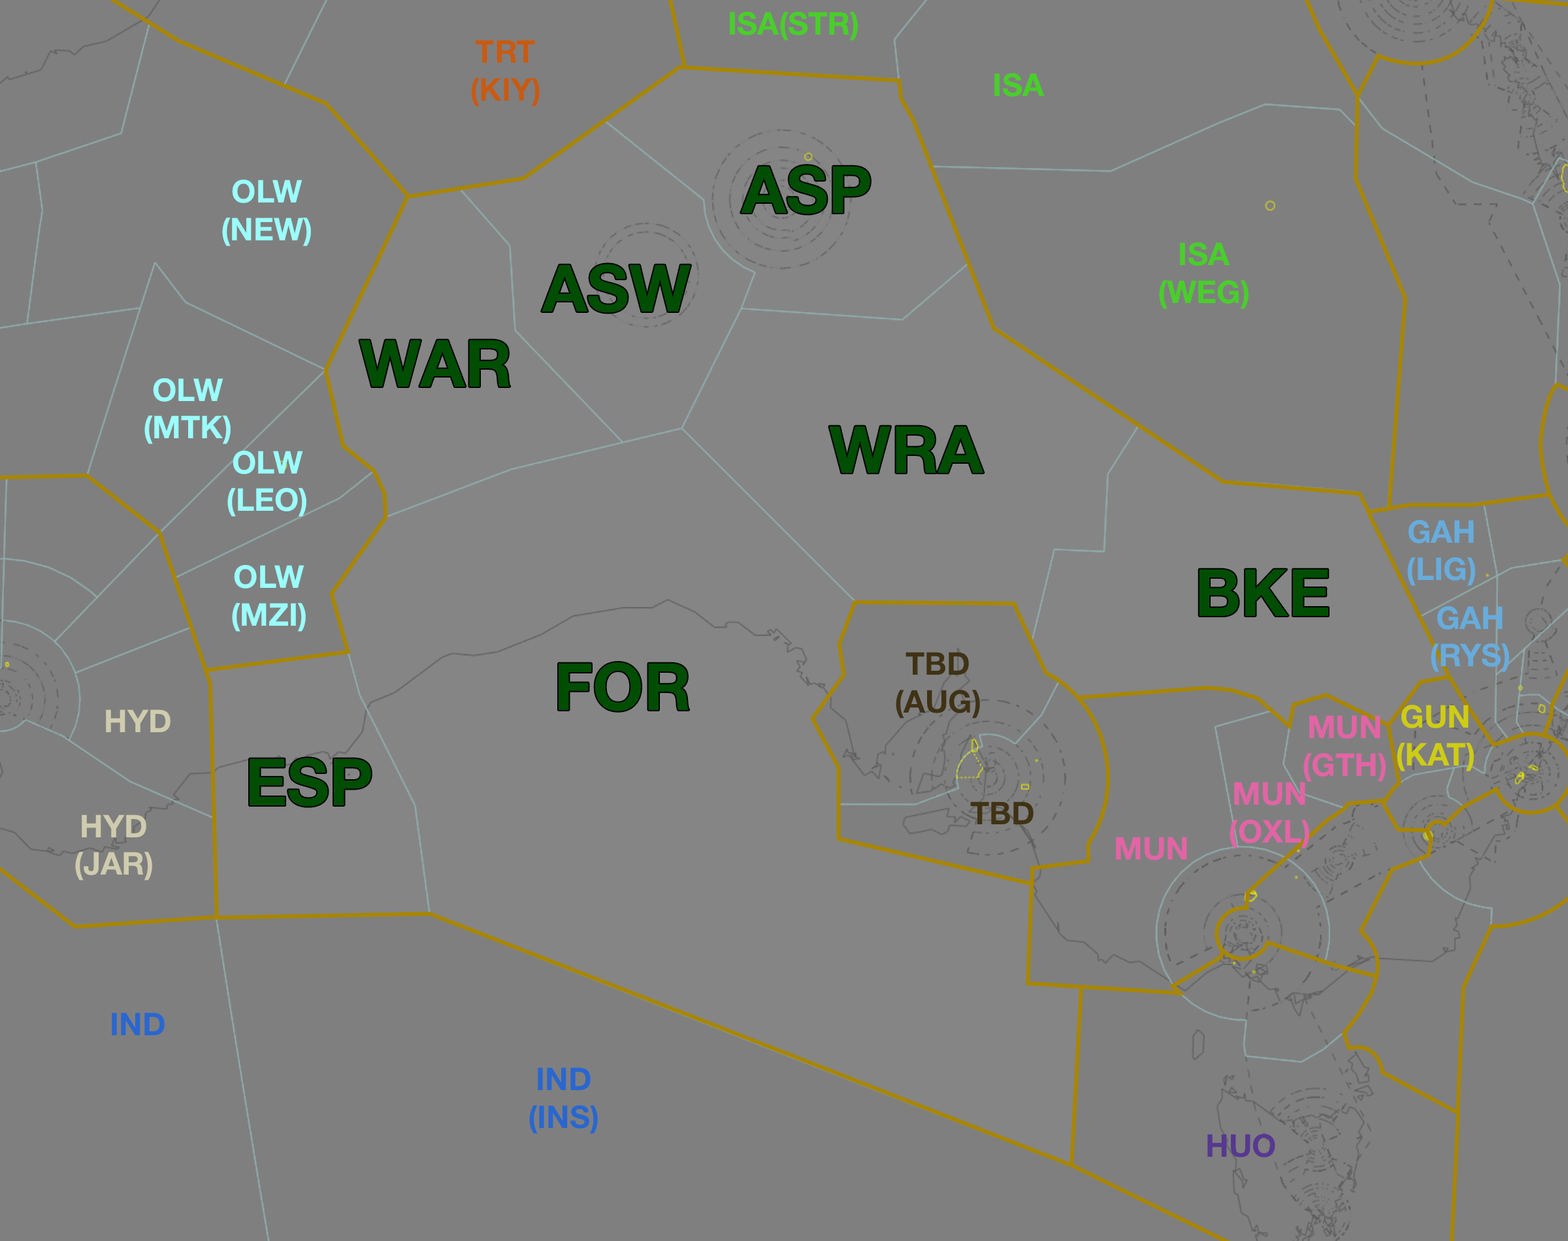
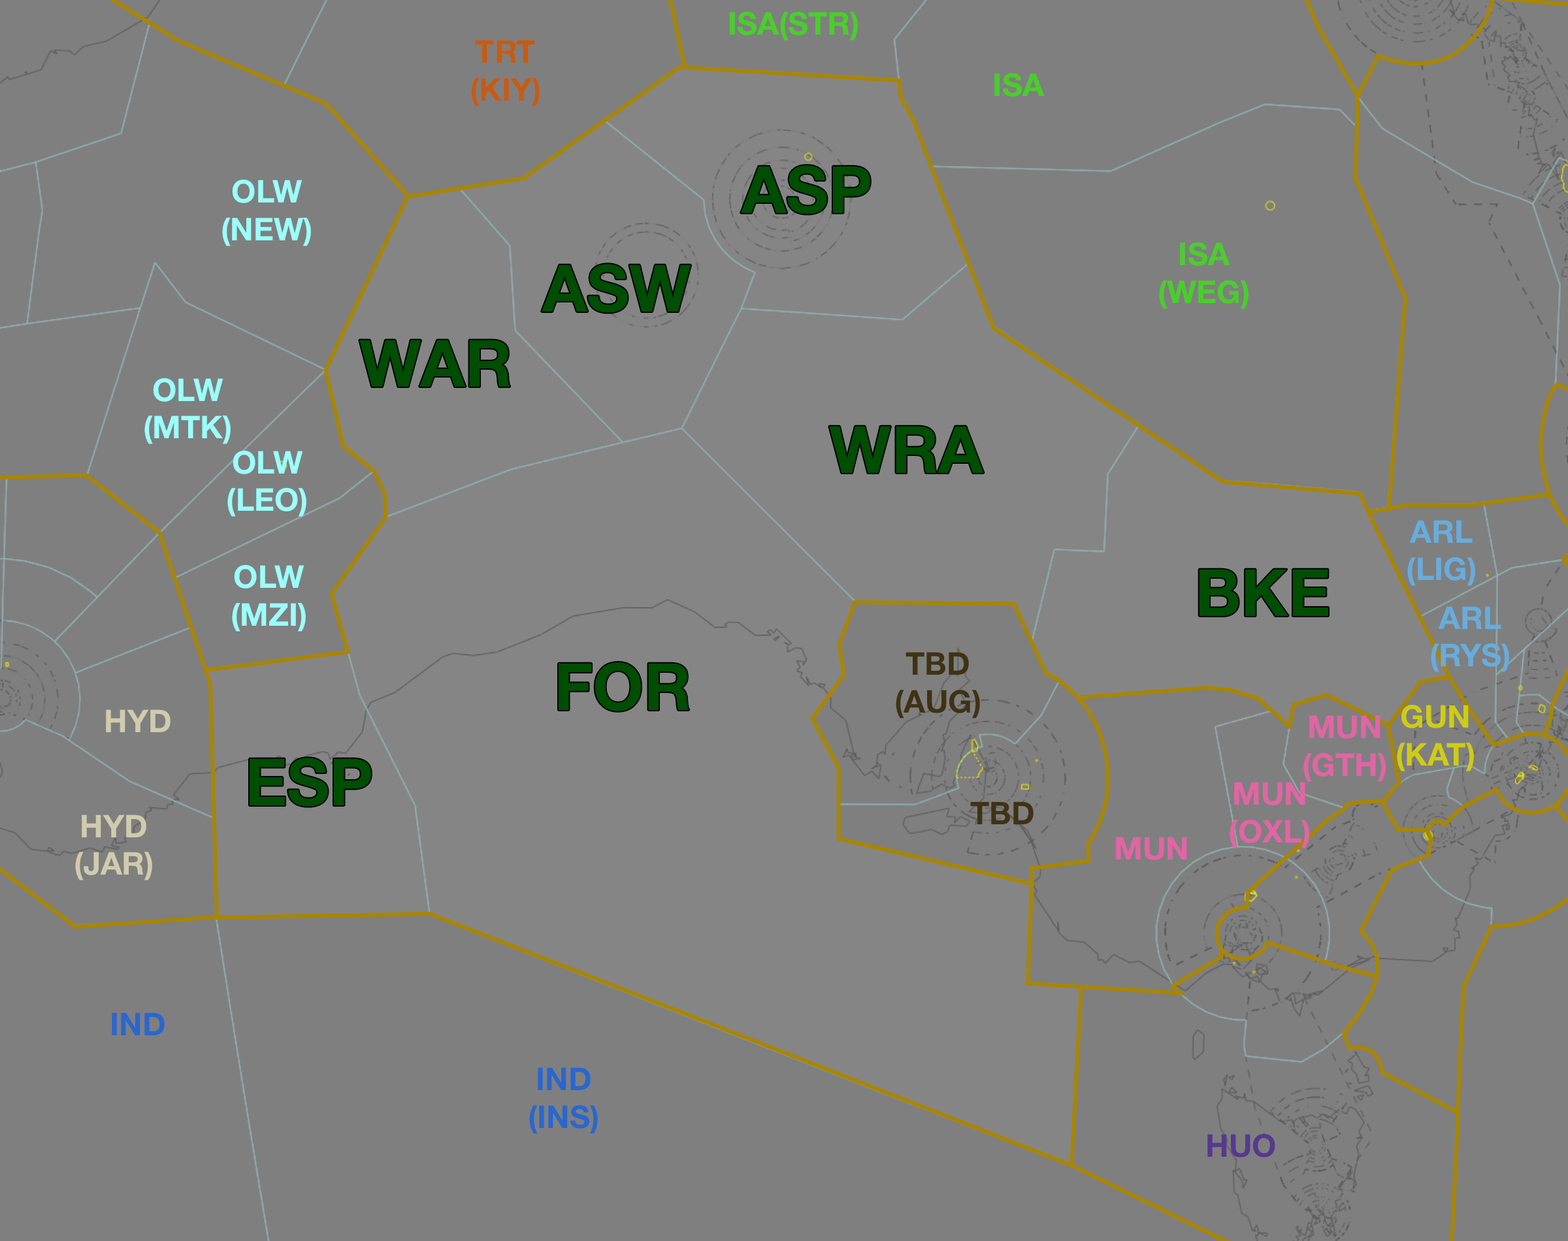
Two versions of the same layered image (1568px x 1241px). Layer-by-layer changes:
renamed "GAH (RYS)" to "ARL (RYS)", painted on it over [left=1437, top=606, right=1503, bottom=630]
renamed "GAH (LIG)" to "ARL (LIG)", painted on it over [left=1408, top=520, right=1474, bottom=544]